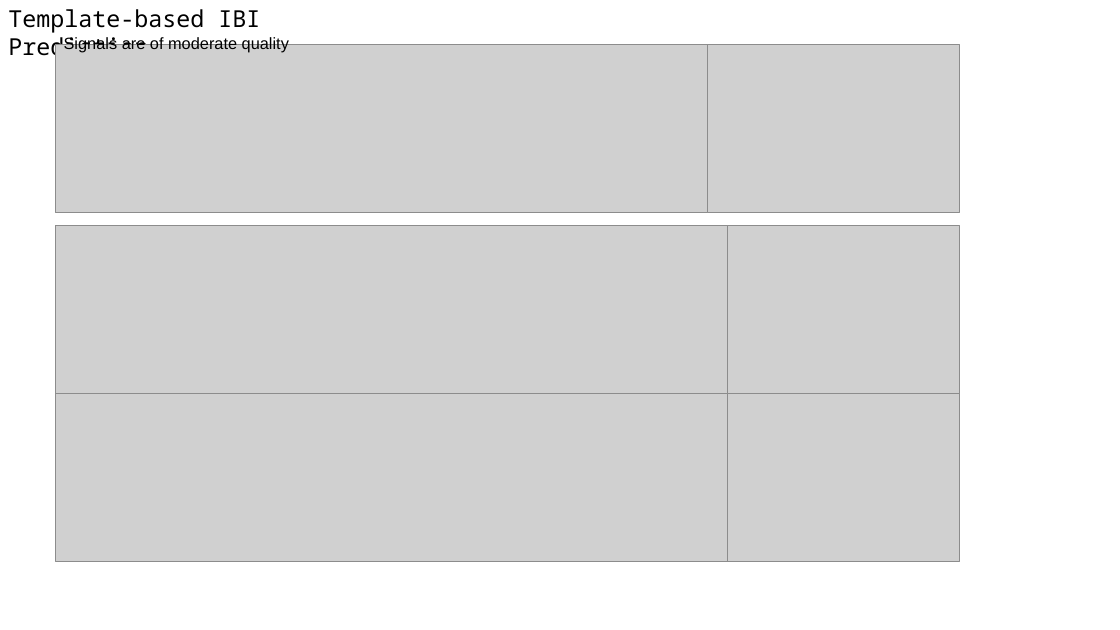
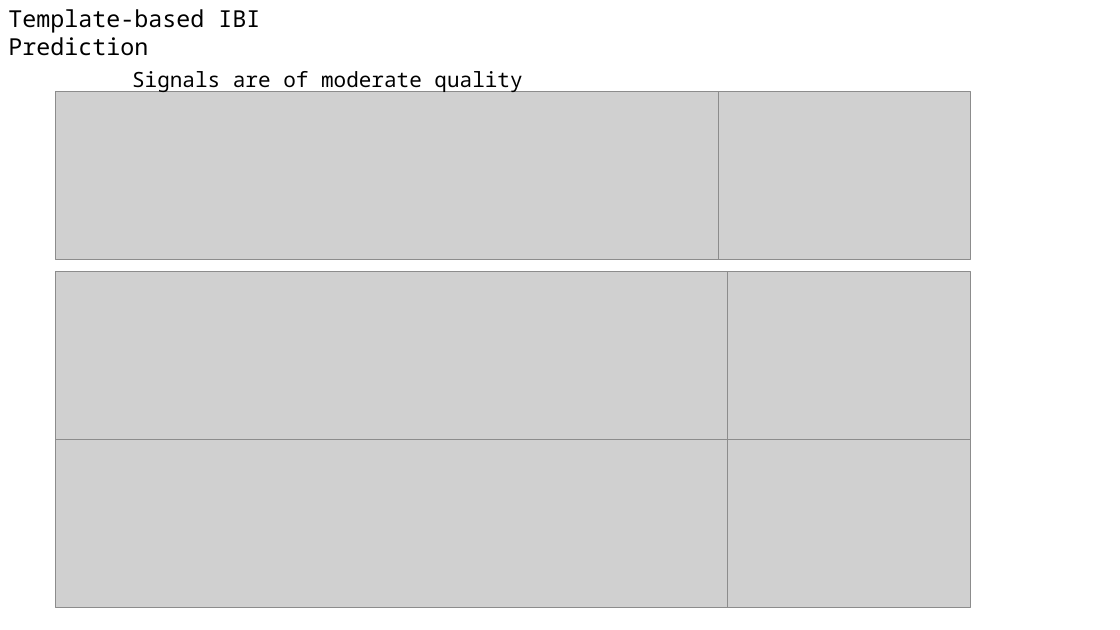
Before and after one commit to A-Big-Tortoise/Presentation, a slide deck: slide 8 of Presentation_0226_JiayuChen.pptx. Drawn at 1120x630 pixels with LibreOffice and Linux fonts; fonts in the diff are those of the drawing; grey boxes stand for pictures. Boxes give left, top, right and bottom in pixels: in the first picture for what was removed or moved away, otherwise in the second. Text is boxed around its words. In the diff, an @@ line names an element or a change of style, - is before the commit and + after.

```diff
--- a/Presentation_0226_JiayuChen.pptx
+++ b/Presentation_0226_JiayuChen.pptx
@@ text "Signals are of moderate quality": place and size @@
-text "Signals are of moderate quality" at box(64, 35, 289, 52)
+text "Signals are of moderate quality" at box(132, 71, 522, 94)
@@ text "Signals are of moderate quality" at box(132, 71, 522, 94): size 14 to 18 pt, font Arial to Noto Sans Mono @@
@@ 3 pictures: place and size @@
-3 pictures at box(55, 45, 728, 561)
+3 pictures at box(55, 92, 728, 607)
@@ 3 pictures: place and size @@
-3 pictures at box(707, 45, 960, 561)
+3 pictures at box(718, 92, 970, 607)
```
Also in this commit, not shown: 8 other slides changed.
